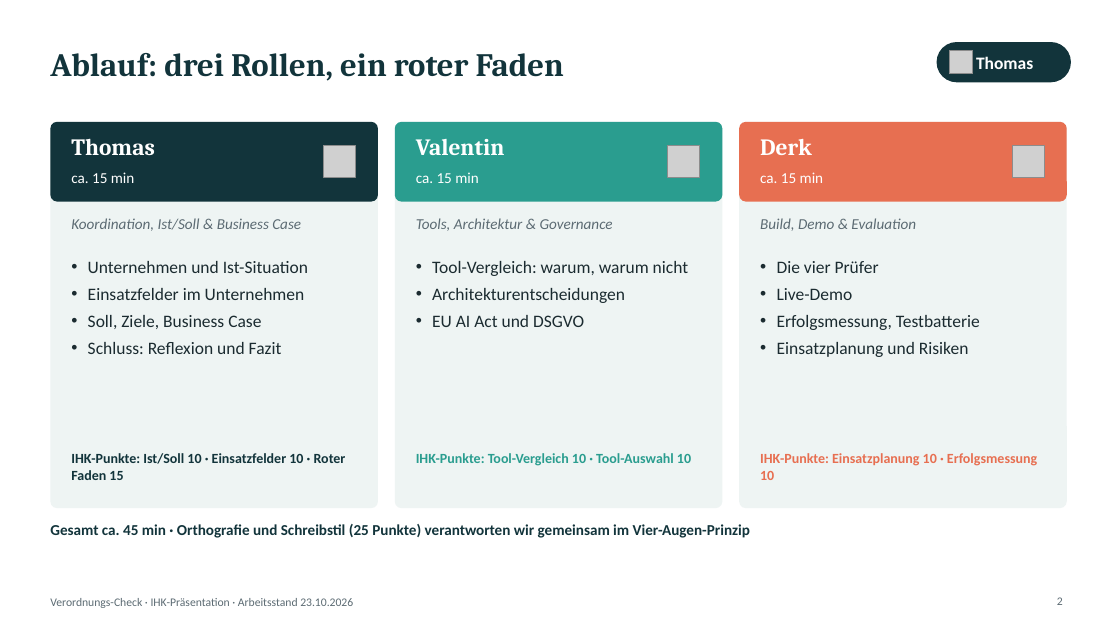
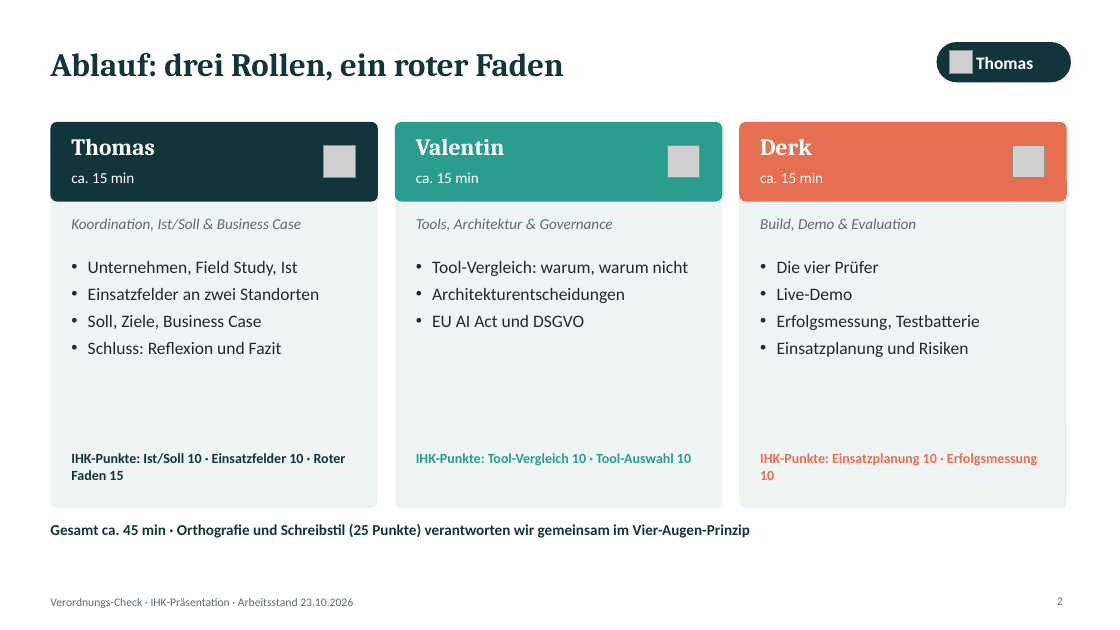
Before and after one commit to DBE-deve/verordnungs-check, a slide deck: slide 2 of docs/praesentation/Verordnungs-Check_IHK_3x15min_2026-10-23.pptx. Drawn at 1120x630 pixels with LibreOffice and Linux fonts; fonts in the diff are those of the drawing; grey boxes stand for pictures. Boxes give left, top, right and bottom in pixels: in the first picture for what was removed or moved away, otherwise in the second. Text is boxed around its words. In the diff, an @@ line names an element or a change of style, - is before the commit and + after.

```diff
--- a/docs/praesentation/Verordnungs-Check_IHK_3x15min_2026-10-23.pptx
+++ b/docs/praesentation/Verordnungs-Check_IHK_3x15min_2026-10-23.pptx
@@ text at (88,261,319,300): text changed @@
-• Unternehmen und Ist-Situation
-• Einsatzfelder im Unternehmen
+• Unternehmen, Field Study, Ist
+• Einsatzfelder an zwei Standorten
```
Also in this commit, not shown: 2 other slides changed, 3 slides added, 1 slide removed, 11 other files.
